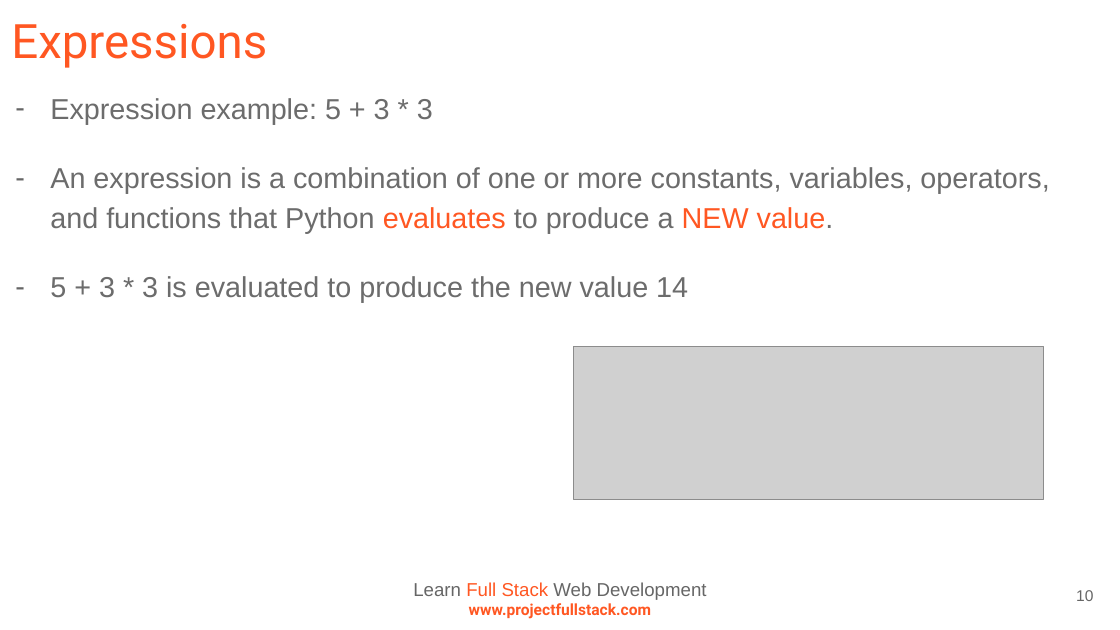
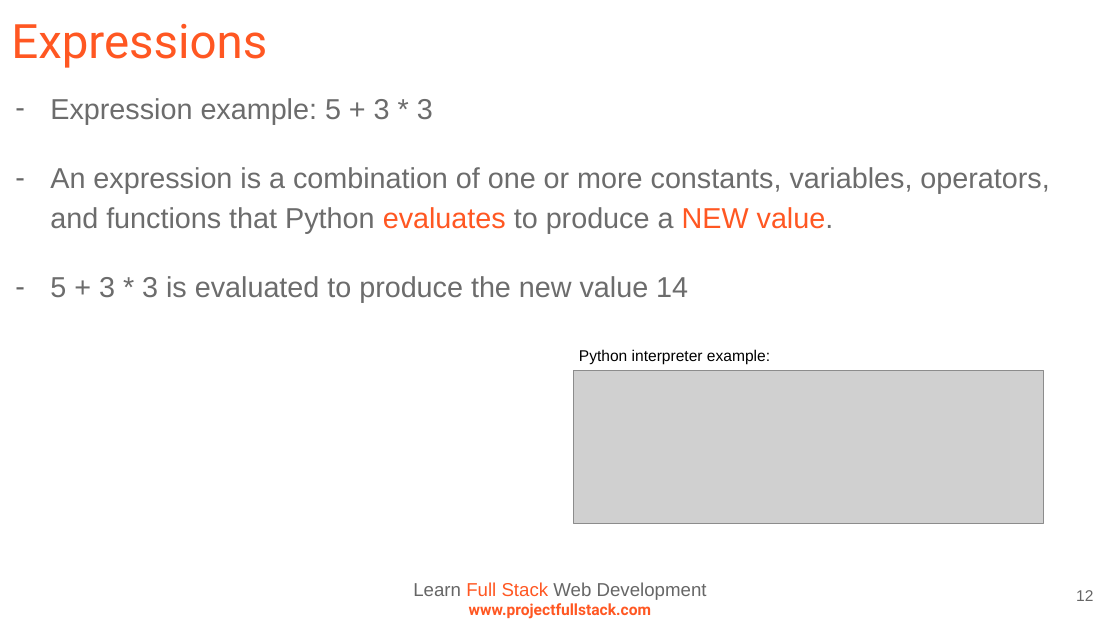
Before and after one commit to ProjectFullStack/Learn-To-Program-Python3, a slide deck: slide 12 of presentations/powerpoints/5_operators_and_operands.pptx (slide 10 before the commit). Drawn at 1120x630 pixels with LibreOffice and Linux fonts; fonts in the diff are those of the drawing; grey boxes stand for pictures. Boxes give left, top, right and bottom in pixels: in the first picture for what was removed or moved away, otherwise in the second. Text is boxed around its words. In the diff, an @@ line names an element or a change of style, - is before the commit and + after.

```diff
--- a/presentations/powerpoints/5_operators_and_operands.pptx
+++ b/presentations/powerpoints/5_operators_and_operands.pptx
@@ text added at [579,349,770,365], 20 pt, text #000000 @@
+Python interpreter example:
@@ picture: place and size @@
-picture at [573,347,1044,500]
+picture at [573,371,1044,524]
@@ page number at [1076,590,1093,601]: text changed @@
-10
+12
```
Also in this commit, not shown: 2 other slides changed, 2 slides added, 11 other files.
